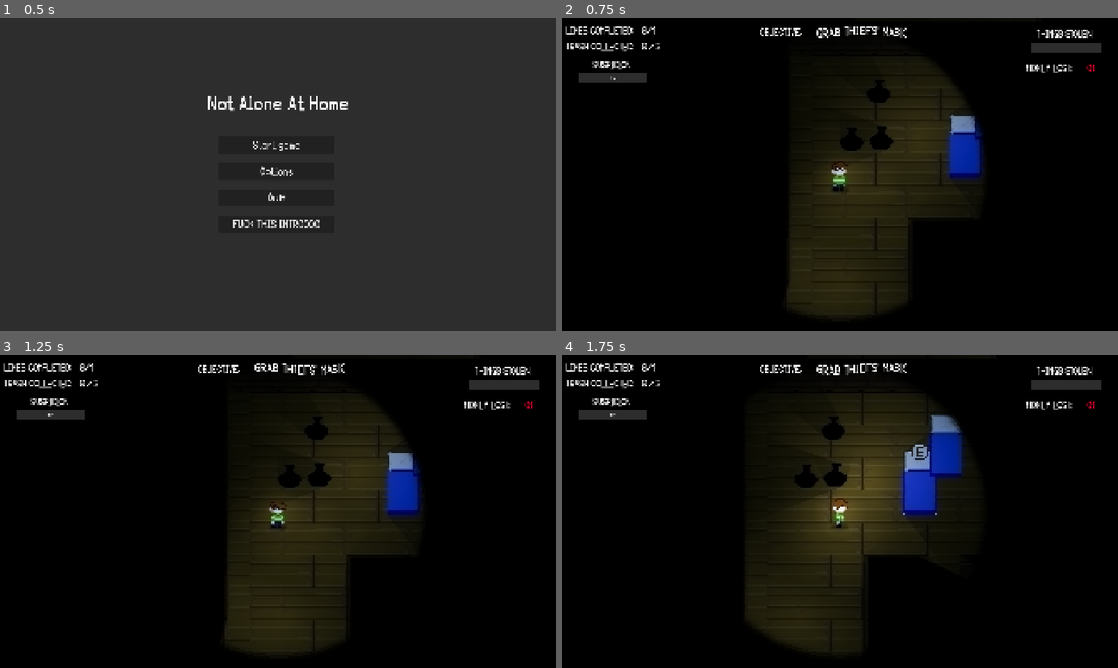
Above: before the commit, frames 1-4 (two rows, left to right).
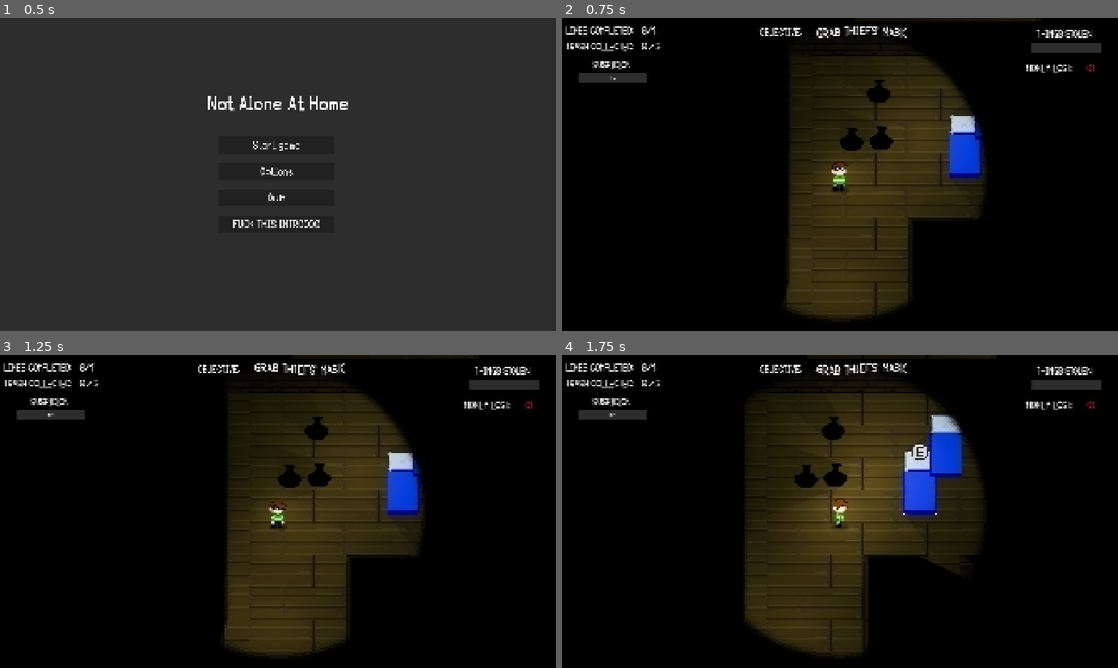
Above: after the commit, the same moments.

Repository: garlikethefish/NotAloneAtHome
Game: Godot game, scene res://scenes/main_menu.tscn
Same seed, same stepped clock (60 frames per second), same inputs: the game is played once before the commit and once after it. The engine's default icon, where the game draws it, is replaced by a stand-in: a white triangle on a blue panel in a dark square.
Inputs (mouse positions are in pixels of both pictures, inside the frame that each line leads up to):
- Up to frame 1 (0.5 s): no input
- Up to frame 2 (0.75 s): click "FUCK THIS INTROOOO" at 0.5 s
- Up to frame 3 (1.25 s): no input
- Up to frame 4 (1.75 s): move the mouse to (962, 495) at 1.27 s; hold D (move_right) from 1.28 s (still down); tap G (drop) at 1.35 s

Frame 1 is identical in both runs. In frame 2, 1.6% of the frame differs, in the area x 1-96%, y 2-91%; in frame 3, 1.3%; in frame 4, 2.6%, in the area x 0-97%, y 4-91%.

Commit message:
fixed minor ui filter bug

Diff:
--- a/scenes/Main.tscn
+++ b/scenes/Main.tscn
@@ -242,15 +242,7 @@
 
 [node name="UIOverlay" parent="UILayers" unique_id=466827575 instance=ExtResource("1_vcsgt")]
 
-[node name="VHSEffectCanvasLayer" type="CanvasLayer" parent="UILayers" unique_id=902195982]
-layer = 0
-
-[node name="SubViewportContainer" parent="UILayers/VHSEffectCanvasLayer" unique_id=480592156 node_paths=PackedStringArray("player_vision_node", "player_camera_node", "visible_area_polygons") instance=ExtResource("27_ma7h6")]
-player_vision_node = NodePath("../../../Player/RaycastedShape")
-player_camera_node = NodePath("../../../Player/Camera2D")
-visible_area_polygons = [NodePath("../../../Polygon2D")]
-
-[node name="ColorRect" type="ColorRect" parent="UILayers/VHSEffectCanvasLayer" unique_id=961030738]
+[node name="ColorRect" type="ColorRect" parent="UILayers/UIOverlay" unique_id=961030738]
 material = SubResource("ShaderMaterial_ebg2g")
 anchors_preset = 15
 anchor_right = 1.0
@@ -258,6 +250,14 @@
 grow_horizontal = 2
 grow_vertical = 2
 
+[node name="VHSEffectCanvasLayer" type="CanvasLayer" parent="UILayers" unique_id=902195982]
+layer = 0
+
+[node name="SubViewportContainer" parent="UILayers/VHSEffectCanvasLayer" unique_id=480592156 node_paths=PackedStringArray("player_vision_node", "player_camera_node", "visible_area_polygons") instance=ExtResource("27_ma7h6")]
+player_vision_node = NodePath("../../../Player/RaycastedShape")
+player_camera_node = NodePath("../../../Player/Camera2D")
+visible_area_polygons = [NodePath("../../../Polygon2D")]
+
 [node name="Lights" type="Node" parent="." unique_id=1159113441]
 
 [node name="DirectionalLight2D" type="DirectionalLight2D" parent="Lights" unique_id=1073051661]
